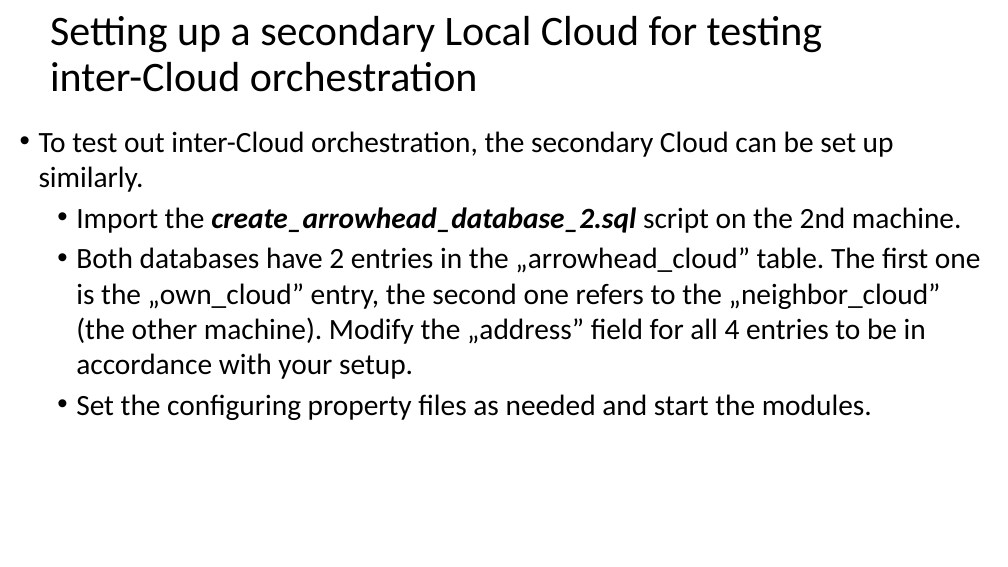
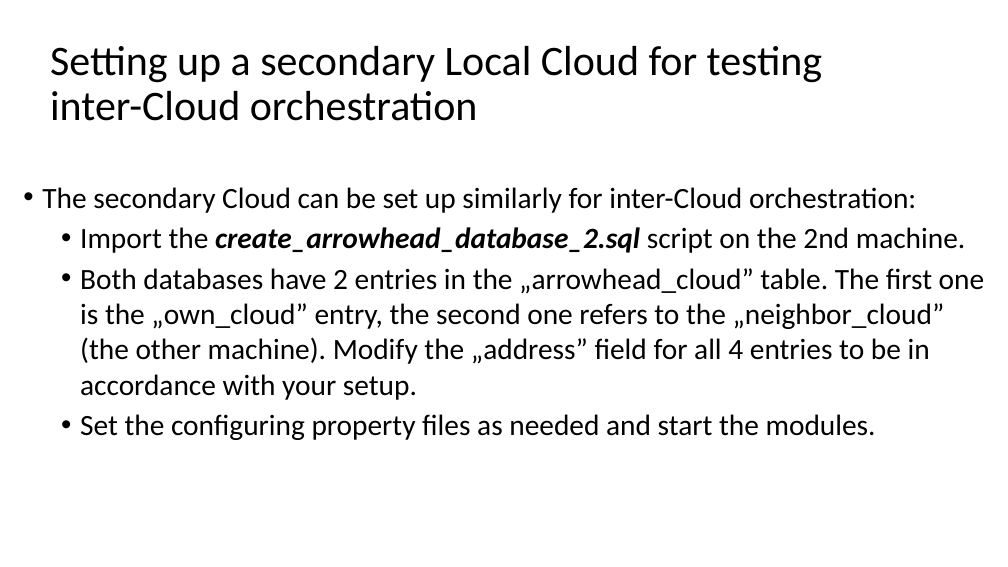
Before and after one commit to hegeduscs/arrowhead, a slide deck: slide 12 of documentation/Quick-Start-Guide-M2.pptx. Drawn at 1008x567 pixels with LibreOffice and Linux fonts; fonts in the diff are those of the drawing. Boxes give left, top, right and bottom in pixels: in the first picture for what was removed or moved away, otherwise in the second. Text is boxed around its words. In the diff, an @@ line names an element or a change of style, - is before the commit and + after.

```diff
--- a/documentation/Quick-Start-Guide-M2.pptx
+++ b/documentation/Quick-Start-Guide-M2.pptx
@@ title "Setting up a secondary Local ...": place and size @@
-title "Setting up a secondary Local ..." at (50, 16, 823, 92)
+title "Setting up a secondary Local ..." at (50, 46, 823, 121)
@@ text "The secondary Cloud can be ...": place and size @@
-text "The secondary Cloud can be ..." at (39, 131, 981, 420)
+text "The secondary Cloud can be ..." at (42, 187, 985, 440)
@@ text at (42, 187, 916, 213): text changed @@
-• To test out inter-Cloud orchestration, the secondary Cloud can be set up similarly.
+• The secondary Cloud can be set up similarly for inter-Cloud orchestration:
```
Also in this commit, not shown: 2 other slides changed, 1 slide added, 1 slide removed, 2 other files.
